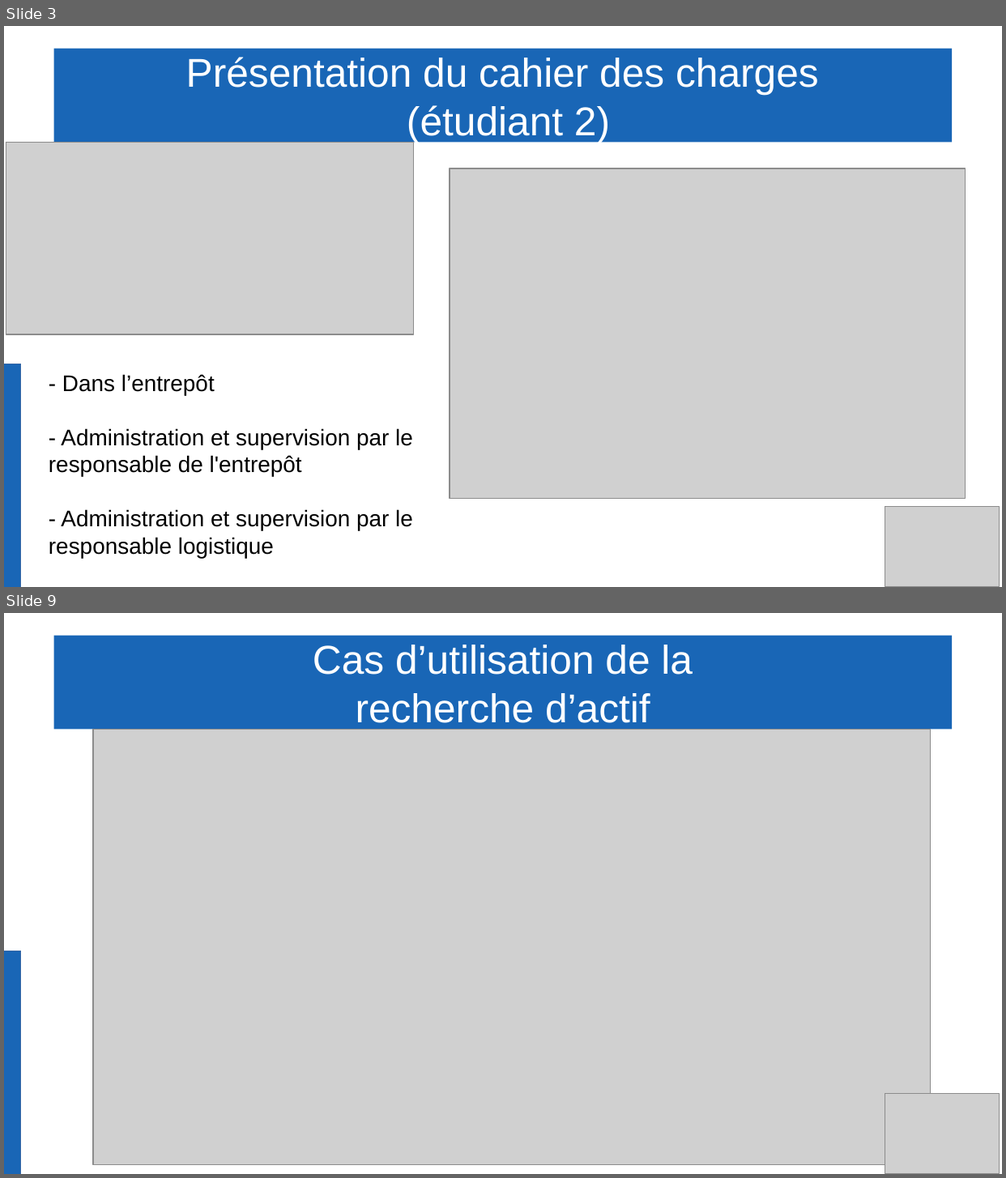
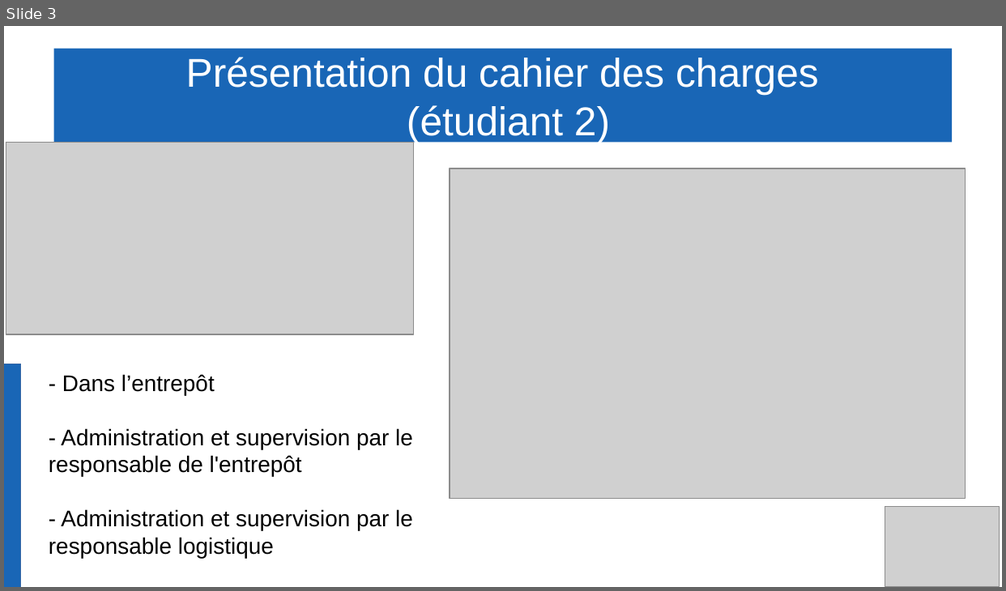
Before and after one commit to Gabin221/Tracking-BLE-documents, a slide deck: Revues/Revues2/Partie commune/presentation_yahya_andrea_gabin.odp. Shown one above the other, each under a label of ours: slides 3 and 9 before the commit, slide 3 after it; the slides between them are not shown. The pictures are 1006x1178 and 1006x591 pixels, drawn with LibreOffice and Linux fonts; fonts in the diff are those of the drawing; grey boxes stand for pictures. Boxes give left, top, right and bottom in pixels: in the first picture for what was removed or moved away, otherwise in the second. Text is boxed around its words. In the diff, an @@ line names an element or a change of style, - is before the commit and + after.

```diff
--- a/Revues/Revues2/Partie commune/presentation_yahya_andrea_gabin.odp
+++ b/Revues/Revues2/Partie commune/presentation_yahya_andrea_gabin.odp
@@ slide 9 removed at (4, 613, 1002, 1174), background #FFFFFF @@
@@ title removed at (53, 636, 953, 730) @@
-Cas d’utilisation de la
-recherche d’actif
@@ picture removed at (93, 729, 931, 1165) @@
@@ rectangle removed at (4, 952, 21, 1174) @@
@@ picture removed at (885, 1094, 1000, 1174) @@
```
Also in this commit, not shown: 22 other slides removed.
